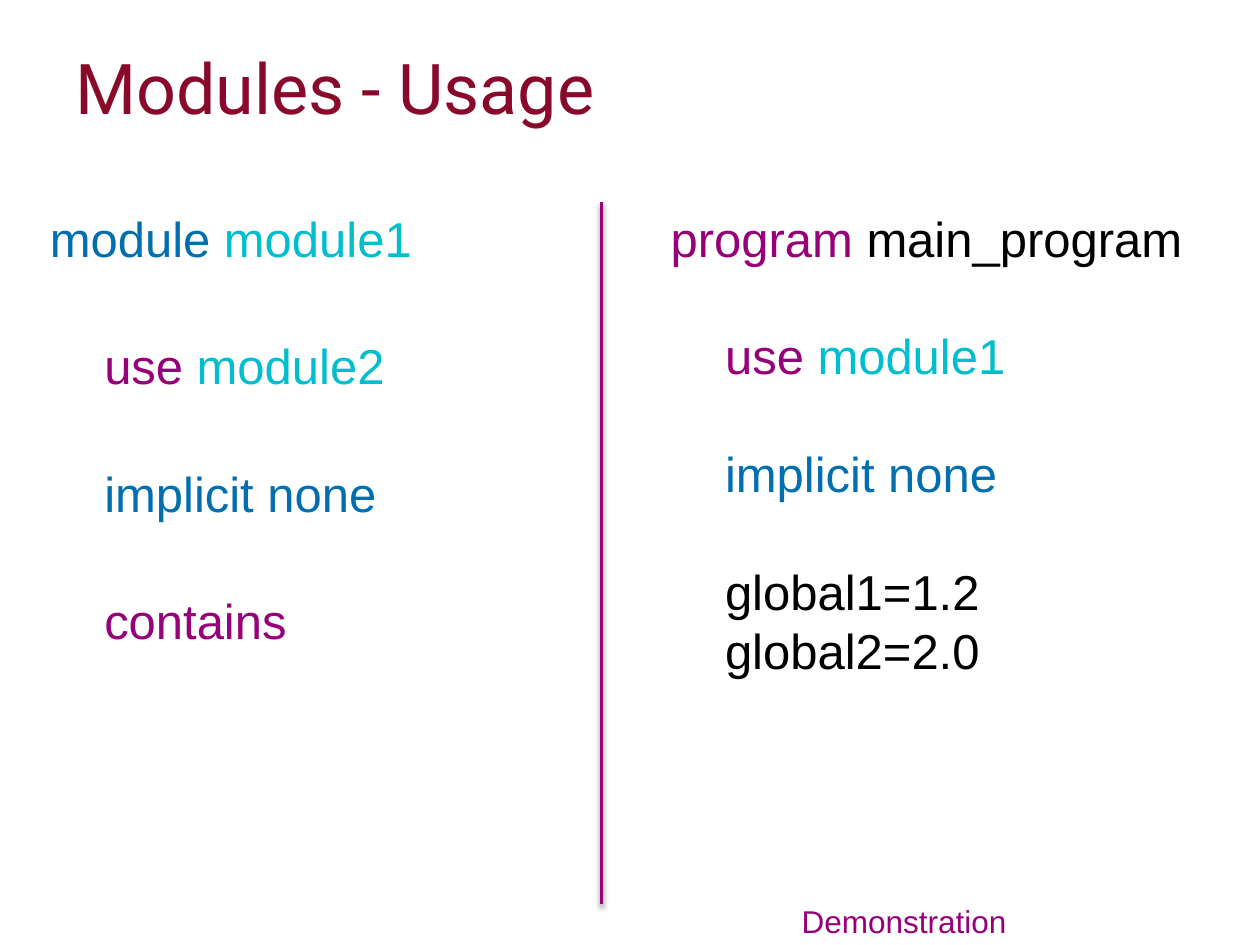
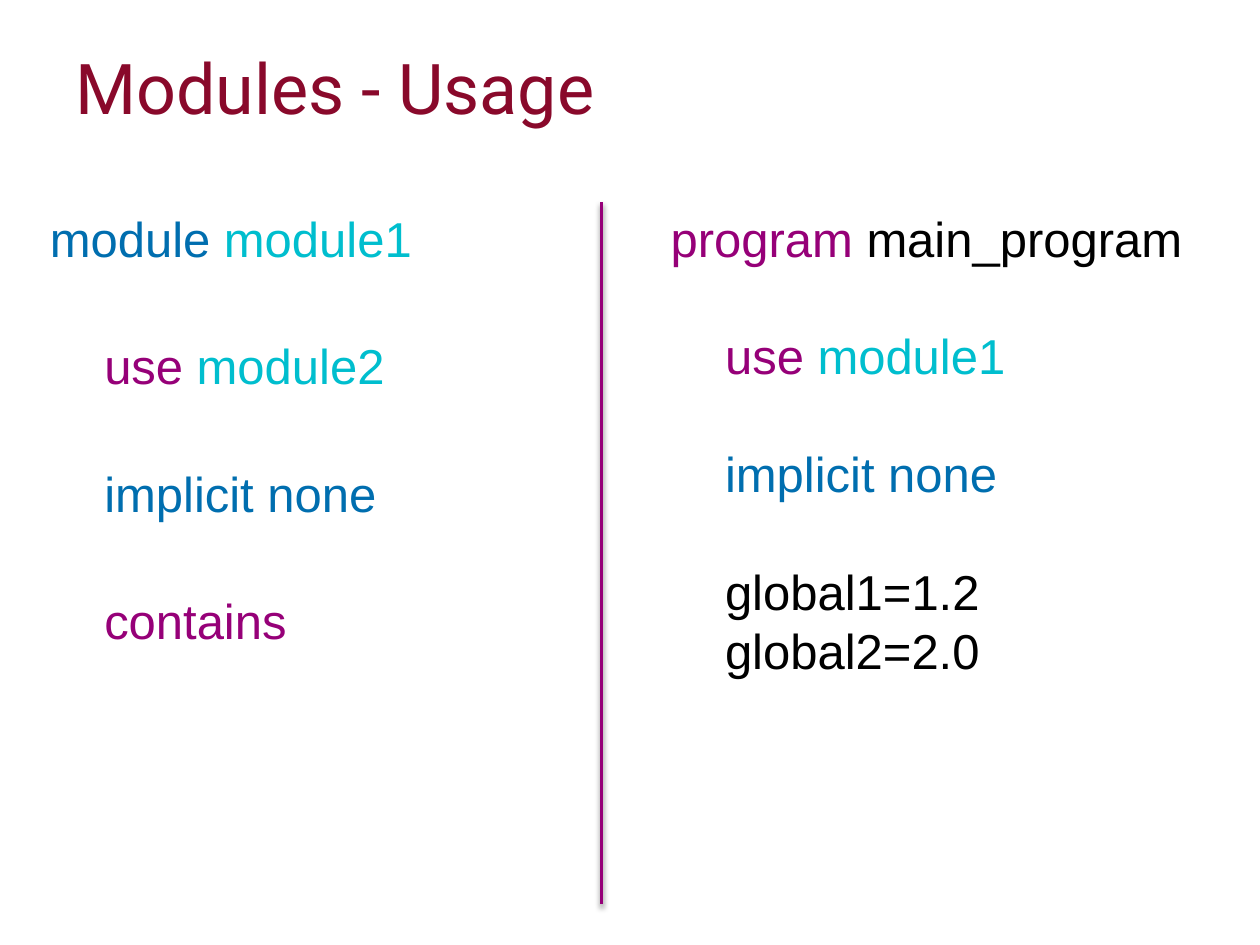
Before and after one commit to ImperialCollegeLondon/RCDS-introduction-to-fortran, a slide deck: slide 44 of Introduction to Fortran Slides.pptx. Drawn at 1260x945 pixels with LibreOffice and Linux fonts; fonts in the diff are those of the drawing; background and template pictures are left out. Boxes give left, top, right and bottom in pixels: in the first picture for what was removed or moved away, otherwise in the second. Text is boxed around its words. In the diff, an @@ line names an element or a change of style, - is before the commit and + after.

```diff
--- a/Introduction to Fortran Slides.pptx
+++ b/Introduction to Fortran Slides.pptx
@@ text removed at bbox=[802, 910, 1007, 934] @@
-Demonstration
```
Also in this commit, not shown: 6 other slides changed, 9 other files.
